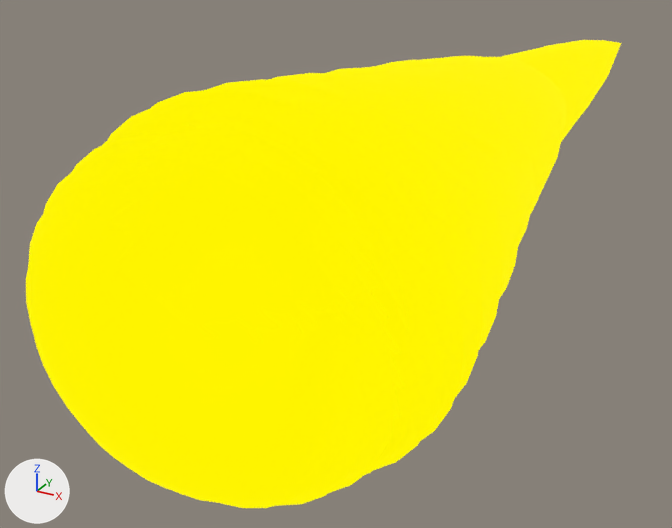
A saved change to the glTF model public/meshes/EpicStore/Fireball/source/Fireball.glb.
The view is the same before and after, from a camera (50 mm lens) standing at (2.87, -3.98, 2.41) and looking at (-1.02, 3.09, -1.13). Every picture has the same lights, and +X, +Y and +Z are marked at lower left. Where no turn or scale is listed for an object, it has been applied to the vertices.
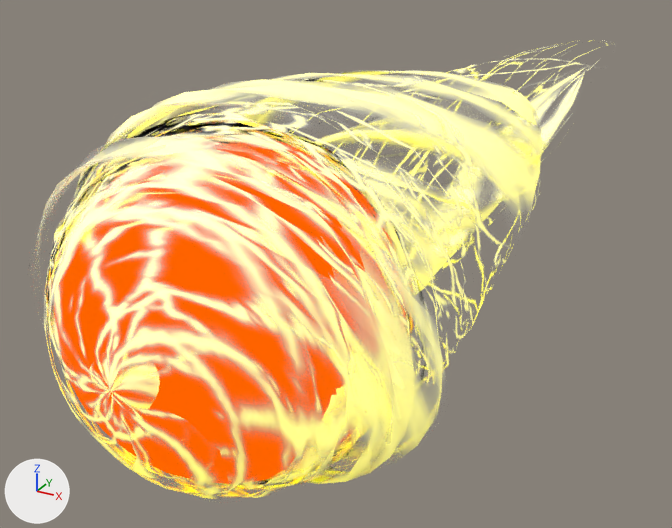
Where the change shows, as pixel boxes (x1, y1, x2, y2) in the pictures (672 x 528 px):
'Sphere.003', surface changed (yellow to beige)
    both: (26, 130, 415, 508)
'Sphere.004', surface changed (yellow to beige)
    both: (62, 68, 585, 484)
'Sphere.002', surface changed (yellow to beige)
    both: (44, 117, 413, 499)
'Sphere.005', surface changed (yellow to beige)
    both: (45, 40, 621, 468)
'Sphere.001', surface changed (yellow to beige)
    both: (46, 126, 410, 490)
'Sphere', unchanged, uncovered by the edit
    after: (54, 137, 406, 484)

Patch to the scene script:
```diff
--- a/public/meshes/EpicStore/Fireball/source/Fireball.glb.py
+++ b/public/meshes/EpicStore/Fireball/source/Fireball.glb.py
@@ img_flameoutputalpha @@
+img_flameoutputalpha = load_image('FlameOutputAlpha', '_unpacked/FlameOutputAlpha', 512, 512, 'sRGB')
@@ img_flameoutput @@
+img_flameoutput = load_image('FlameOutput', '_unpacked/FlameOutput', 512, 512, 'sRGB')
@@ mat_flames @@
 mat_flames = bpy.data.materials.new('flames')
-# nodes: BsdfPrincipled, OutputMaterial
-# colours: black #000000, yellow #fff500
+# nodes: BsdfPrincipled, Mix, OutputMaterial, TexImage x2
+# colours: white #e7e7e7
+# uses the picture img_flameoutput
+# uses the picture img_flameoutputalpha
```
